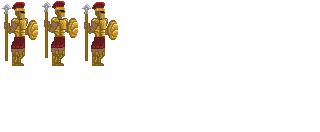
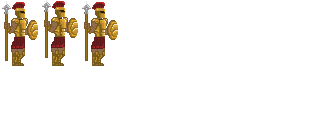
Before/after of a 320x132 layered artwork. What changed in the layer stack:
painted on "idle2" over (x1=59, y1=17, x2=68, y2=34)
painted on "idle1" (2nd of 2) over (x1=20, y1=31, x2=101, y2=33)
